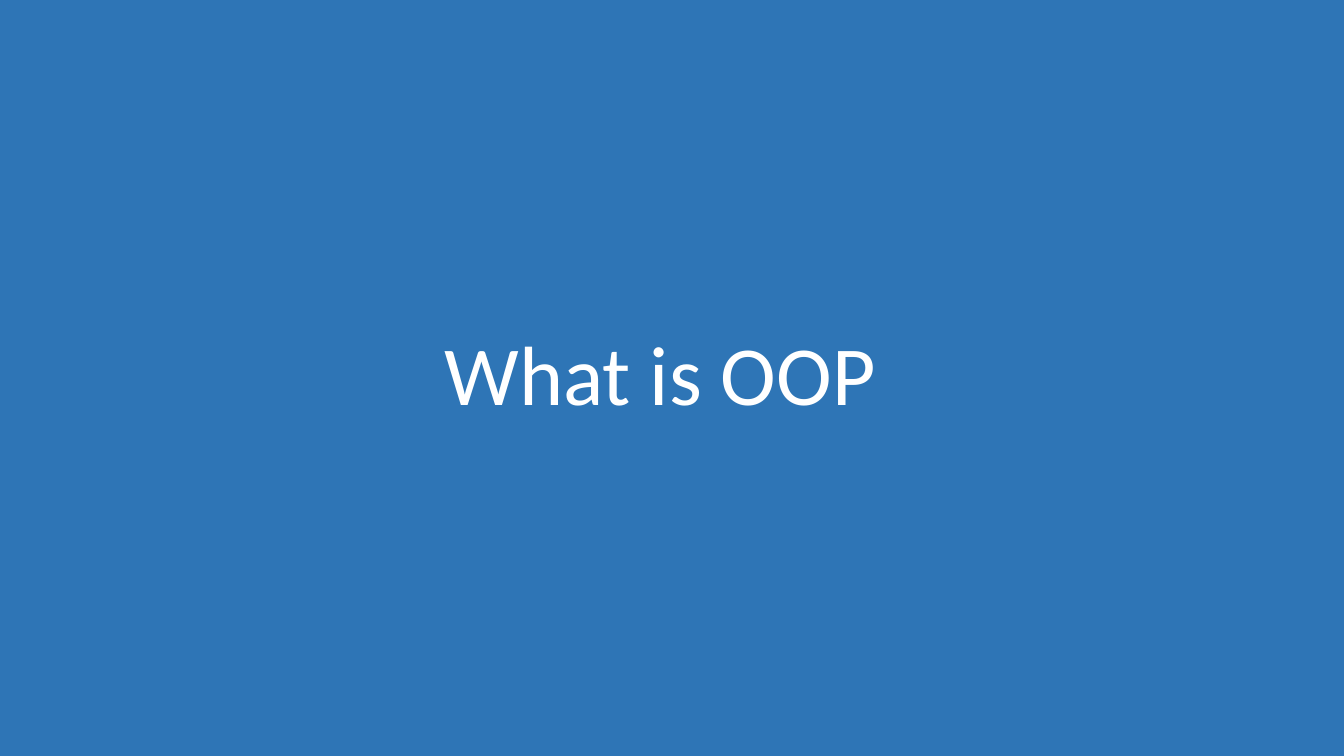
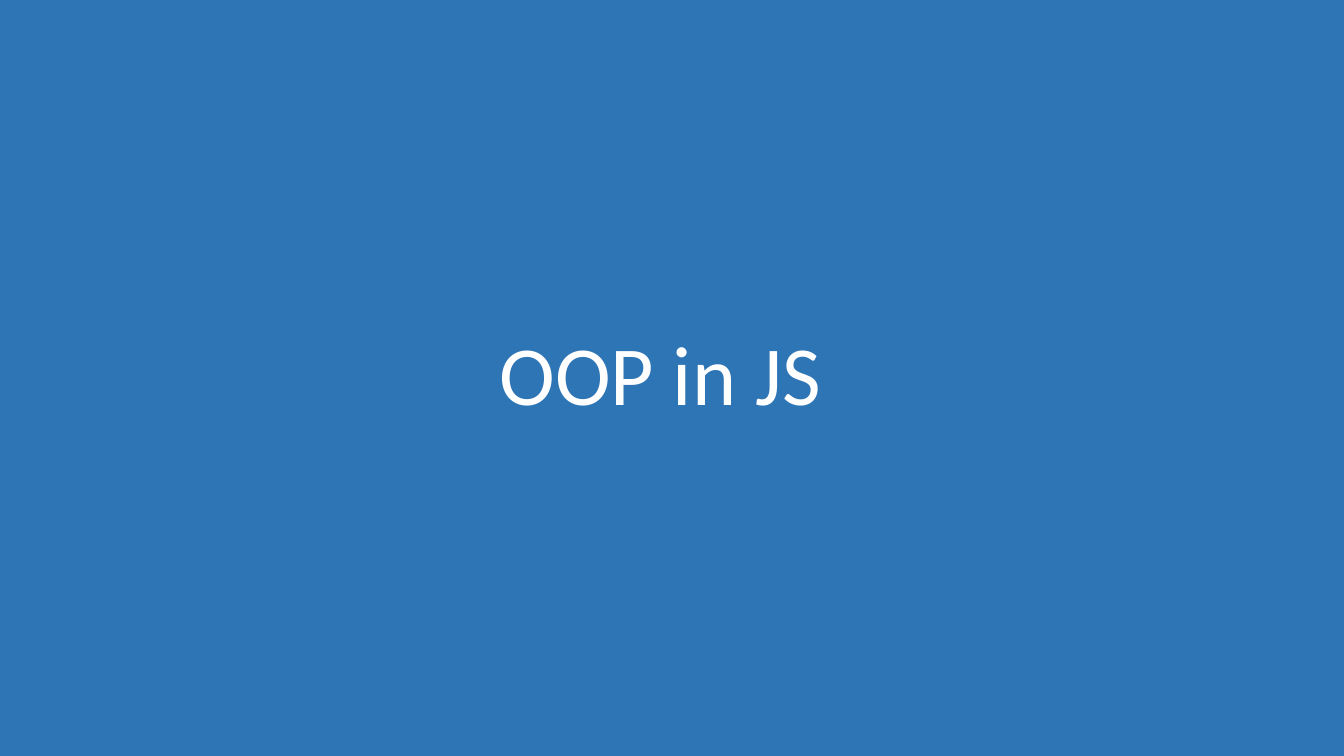
Before and after one commit to morkkis/PWD, a slide deck: slide 46 of presentations/Practical Web Dev.pptx. Drawn at 1344x756 pixels with LibreOffice and Linux fonts; fonts in the diff are those of the drawing. Boxes give left, top, right and bottom in pixels: in the first picture for what was removed or moved away, otherwise in the second. Text is boxed around its words. In the diff, an @@ line names an element or a change of style, - is before the commit and + after.

```diff
--- a/presentations/Practical Web Dev.pptx
+++ b/presentations/Practical Web Dev.pptx
@@ title at box(499, 347, 820, 406): text changed @@
-What is OOP
+OOP in JS
```
Also in this commit, not shown: 14 slides added, 5 other files.
